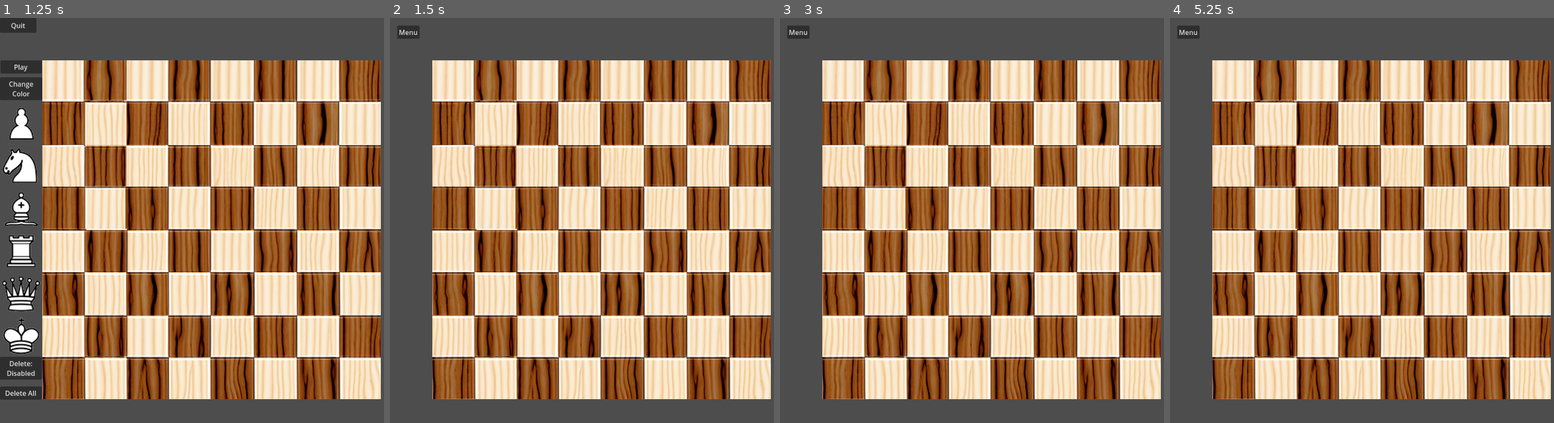
Above: before the commit, frames 1-4 (left to right).
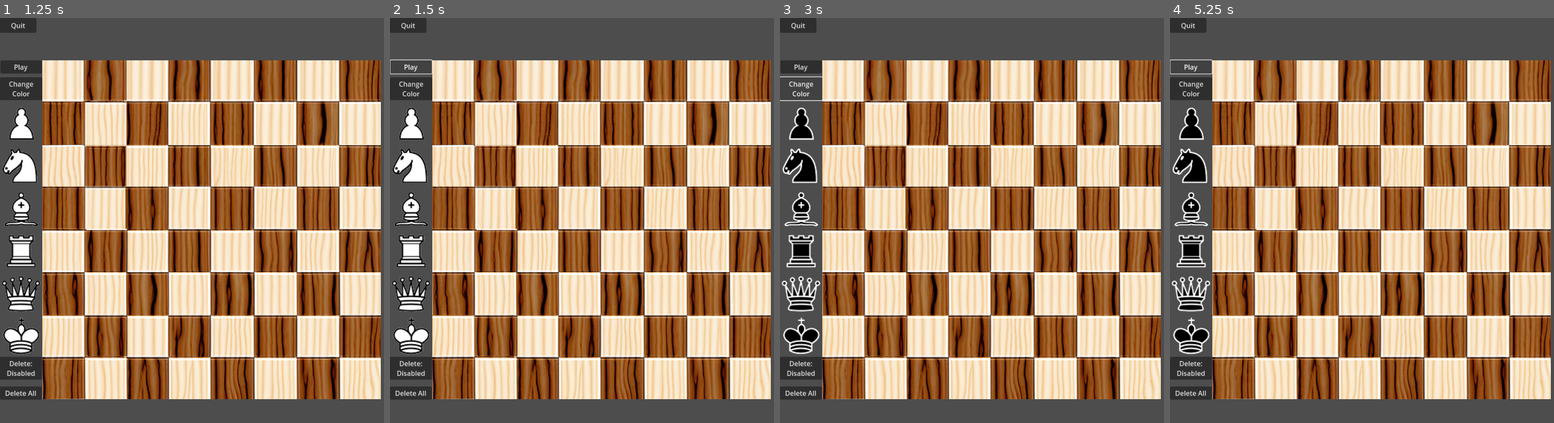
Above: after the commit, the same moments.

Repository: FabriceValmont/ChessGame-in-Godot4
Game: Godot game, scene res://Scene/menu.tscn
Two runs of this game, one before a commit and one after it. Both use one fixed random seed, a clock stepped at 60 frames per second and the inputs below.
Inputs (mouse positions are in pixels of both pictures, inside the frame that each line leads up to):
- Up to frame 1 (1.25 s): click "Mode Edition" at 0.5 s
- Up to frame 2 (1.5 s): click "Play" at 1.25 s
- Up to frame 3 (3 s): click (803, 66) at 2 s, where only the run after the commit has a clickable "Play"; click (803, 86) at 2.75 s, where only the run after the commit has a clickable "Change Color"
- Up to frame 4 (5.25 s): click (1193, 86) at 3.5 s, where only the run after the commit has a clickable "Change Color"; click (1193, 86) at 4.25 s, where only the run after the commit has a clickable "Change Color"; click (1193, 66) at 5 s, where only the run after the commit has a clickable "Play"

Frame 1 is identical in both runs. In frame 2, 4.3% of the frame differs, in the area x 0-12%, y 0-95%; in frame 3, 4.3%; in frame 4, 4.5%.
Error before the commit: Invalid access to property or key 'i' on a base object of type 'null instance'. (res://Script/Variable_global.gd:1287)

Commit message:
OIl ne peut y avoir qu'un roi sur le plateau pour chaque camp.

Diff:
--- a/Script/editorMod.gd
+++ b/Script/editorMod.gd
@@ -32,6 +32,13 @@
 			print("pieceSelect: ", pieceSelect)
 			break
 
+func createPiece(i,j,piece,white):
+	var sceneInstance = load("res://Scene/"+piece.to_lower()+".tscn").instantiate()
+	sceneInstance.white = white
+	sceneInstance.position.x = i * 100 + 50
+	sceneInstance.position.y = j * 100 + 50
+	get_node("ChessBoard").add_child(sceneInstance)
+
 func insertPiece(mousePosition):
 	print("Enter in insertPieceSelectPosition")
 	var pieces = ["Pawn", "Knight", "Bishop", "Rook", "Queen", "King"]
@@ -41,17 +48,17 @@
 			and mousePosition.y >= 100 + j * 100 and mousePosition.y <= 200 + j * 100:
 				for piece in pieces:
 					if pieceSelect == piece and white == true:
-						var sceneInstance = load("res://Scene/"+piece.to_lower()+".tscn").instantiate()
-						sceneInstance.white = true
-						sceneInstance.position.x = i * 100 + 50
-						sceneInstance.position.y = j * 100 + 50
-						get_node("ChessBoard").add_child(sceneInstance)
+						if piece != "King":
+							createPiece(i,j,piece,true)
+						elif piece == "King" and VariableGlobalOption.kingWhitePresent == false:
+							createPiece(i,j,piece,true)
+							VariableGlobalOption.kingWhitePresent = true
 					elif pieceSelect == piece and white == false:
-						var sceneInstance = load("res://Scene/"+piece.to_lower()+".tscn").instantiate()
-						sceneInstance.white = false
-						sceneInstance.position.x = i * 100 + 50
-						sceneInstance.position.y = j * 100 + 50
-						get_node("ChessBoard").add_child(sceneInstance)
+						if piece != "King":
+							createPiece(i,j,piece,false)
+						elif piece == "King" and VariableGlobalOption.kingBlackPresent == false:
+							createPiece(i,j,piece,false)
+							VariableGlobalOption.kingBlackPresent = true
 
 func _on_button_pressed():
 	white = !white
@@ -80,6 +87,8 @@
 			VariableGlobal.chessBoard[i][j] = null
 	for f in range(0,12):
 		print(VariableGlobal.chessBoard[f])
+	VariableGlobalOption.kingWhitePresent = false
+	VariableGlobalOption.kingBlackPresent = false
 
 func _on_mode_delete_pressed():
 	if VariableGlobalOption.modeDelete == false:
@@ -91,18 +100,25 @@
 
 func _on_quit_pressed():
 	pieceSelect = ""
-	VariableGlobalOption.modeEditor = true
+	VariableGlobalOption.modeEditor = false
 	VariableGlobalOption.modeDelete = false
+	VariableGlobalOption.kingWhitePresent = false
+	VariableGlobalOption.kingBlackPresent = false
 	get_tree().change_scene_to_file("res://Scene/menu.tscn")
 
 func _on_play_pressed():
-	var movePreviewNode = Node2D.new()
-	movePreviewNode.name = "MovePreview"
-	for f in range(11):
-		get_child(f).queue_free()
-	add_child(load("res://Scene/gameMenu.tscn").instantiate())
-	add_child(load("res://Scene/displayCheckmate.tscn").instantiate())
-	add_child(movePreviewNode)
-	set_name("gameScreen")
-	set_script(null)
-	VariableGlobal.gameLaunch = true
+	#Vérification s'il y a un roi pour chaque camp et un seul.
+	if VariableGlobalOption.kingWhitePresent == true\
+	and VariableGlobalOption.kingBlackPresent == true:
+		var movePreviewNode = Node2D.new()
+		movePreviewNode.name = "MovePreview"
+		for f in range(11):
+			get_child(f).queue_free()
+		add_child(load("res://Scene/gameMenu.tscn").instantiate())
+		add_child(load("res://Scene/displayCheckmate.tscn").instantiate())
+		add_child(movePreviewNode)
+		set_name("gameScreen")
+		set_script(null)
+		VariableGlobalOption.kingWhitePresent = false
+		VariableGlobalOption.kingBlackPresent = false
+		VariableGlobal.gameLaunch = true
--- a/Script/king.gd
+++ b/Script/king.gd
@@ -298,6 +298,10 @@
 
 func _on_area_2d_mouse_entered():
 	if VariableGlobalOption.modeEditor == true and VariableGlobalOption.modeDelete == true:
+		if white == true:
+			VariableGlobalOption.kingWhitePresent = false
+		elif white == false:
+			VariableGlobalOption.kingBlackPresent = false
 		chessBoard[i][j] = "0"
 		for f in range(0,12):
 			print(chessBoard[f])
--- a/Script/variable_global_option.gd
+++ b/Script/variable_global_option.gd
@@ -2,6 +2,8 @@
 
 var modeEditor = false
 var modeDelete = false
+var kingWhitePresent = false
+var kingBlackPresent = false
 var pieceTaken = false
 var roundOfThree = false
 var scoreWhite = 0
